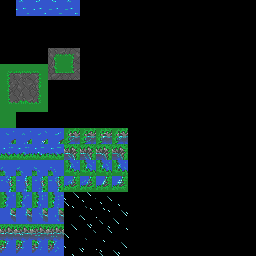
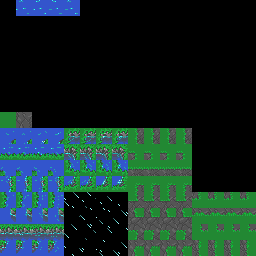
Two versions of the same layered image (256x256). Layer-by-layer changes:
painted on "Tiles" over (0, 48, 256, 256)
